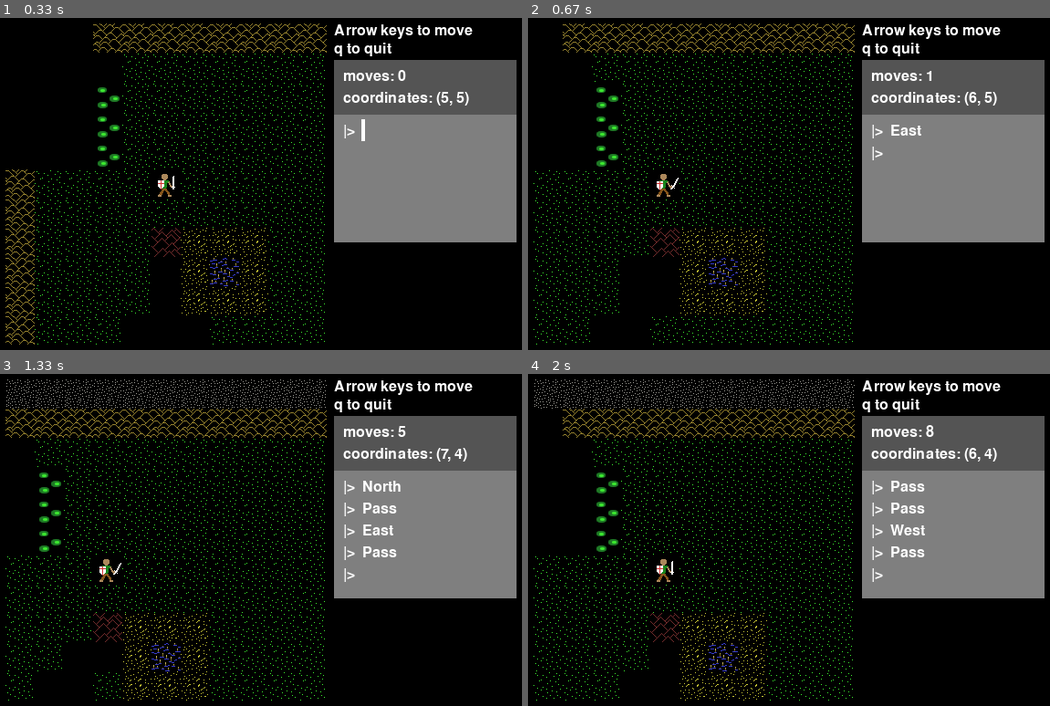
Above: before the commit, frames 1-4 (two rows, left to right).
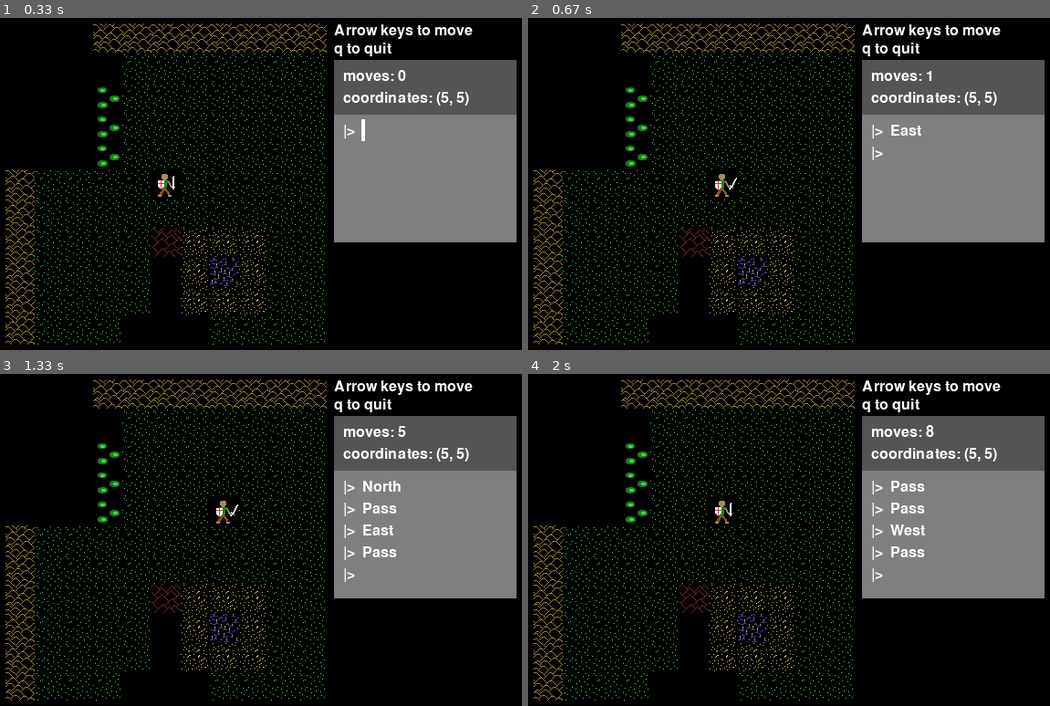
Above: after the commit, the same moments.

Repository: josh-reynolds/Python
Game: pygame game, started from pygame/nulltima/demo.py
Same seed, same stepped clock (60 frames per second), same inputs: the game is played once before the commit and once after it.
Inputs:
- Up to frame 1 (0.33 s): no input
- Up to frame 2 (0.67 s): hold Right from 0.33 s (still down)
- Up to frame 3 (1.33 s): release Right at 0.8 s; hold Up 0.83-1.13 s; tap Space at 0.9, 1.23 s; hold Right from 1.17 s (still down)
- Up to frame 4 (2 s): tap Space at 1.53, 1.73 s; release Right at 1.63 s; hold Left from 1.67 s (still down)

Frame 1 is identical in both runs. In frame 2, 2.5% of the frame differs, in the area x 1-86%, y 1-99%; in frame 3, 5.0%, in the area x 1-90%, y 1-99%; in frame 4, 4.7%.

Commit message:
Key commands move the player now - but grid is not yet recentering, that should be next

Diff:
--- a/pygame/nulltima/game.py
+++ b/pygame/nulltima/game.py
@@ -156,11 +156,11 @@
         self.monsters = []
         self.player = None
         self.shortcuts = {
-                (K_LEFT, 0): ('self.grid.move(-1,0)', 'West'),
-                (K_RIGHT, 0): ('self.grid.move(1,0)', 'East'),
-                (K_UP, 0): ('self.grid.move(0,-1)', 'North'),
-                (K_DOWN, 0): ('self.grid.move(0,1)', 'South'),
-                (K_SPACE, 0): ('self.grid.no_action()', 'Pass'),
+                (K_LEFT, 0): ('self.player.move(-1,0)', 'West'),
+                (K_RIGHT, 0): ('self.player.move(1,0)', 'East'),
+                (K_UP, 0): ('self.player.move(0,-1)', 'North'),
+                (K_DOWN, 0): ('self.player.move(0,1)', 'South'),
+                (K_SPACE, 0): ('self.player.no_action()', 'Pass'),
                 }
 
         if options:
--- a/pygame/nulltima/grid.py
+++ b/pygame/nulltima/grid.py
@@ -149,9 +149,6 @@
                 return False
         return True
 
-    def no_action(self):
-        pass
-
 class GridTestCase(unittest.TestCase):
     def setUp(self):
         self.game = GameMock()
--- a/pygame/nulltima/player.py
+++ b/pygame/nulltima/player.py
@@ -29,6 +29,20 @@
         game.Game.screen.blit(Player.images[self.current_image], screen_coord)
 
     def move(self, dx, dy):
+        if self.can_move(dx, dy):
+            self.pos = (self.pos[0] + dx,
+                        self.pos[1] + dy)
+
+    def can_move(self, dx, dy):
+        grid_coord = self.level.grid.from_world(self.pos)
+        destination = (grid_coord[0] + dx,
+                       grid_coord[1] + dy)
+        passable = self.level.grid[destination][1]
+        vacant = self.level.grid.is_vacant(self.level.grid.to_world(destination))
+
+        return passable and vacant
+
+    def no_action(self):
         pass
 
 def player(coordinate, level):
